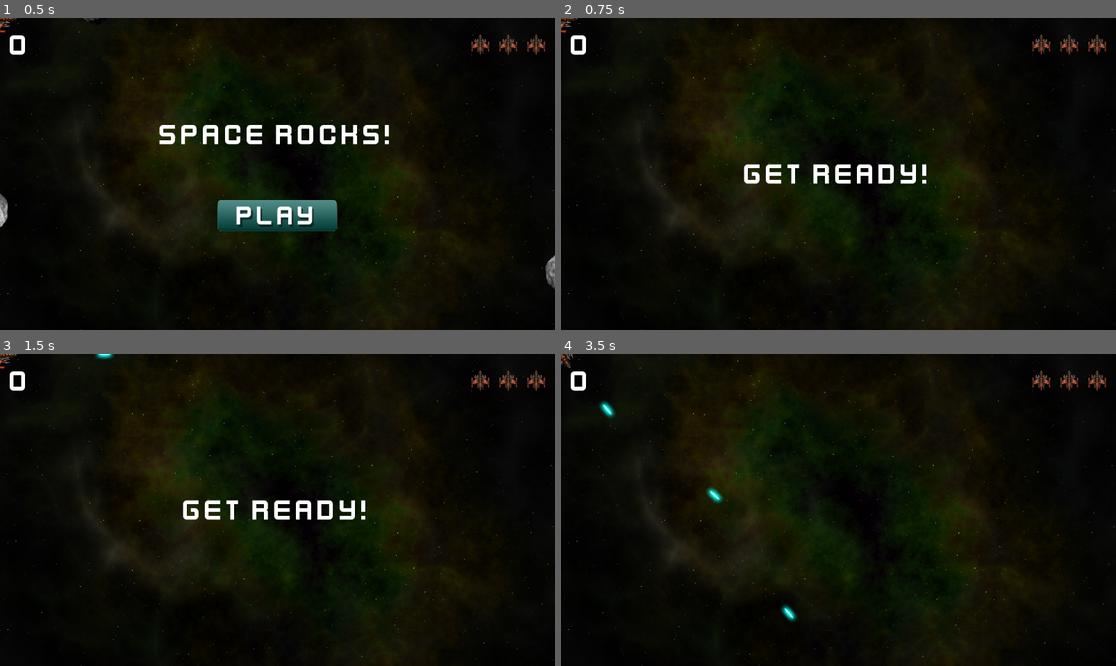
Above: before the commit, frames 1-4 (two rows, left to right).
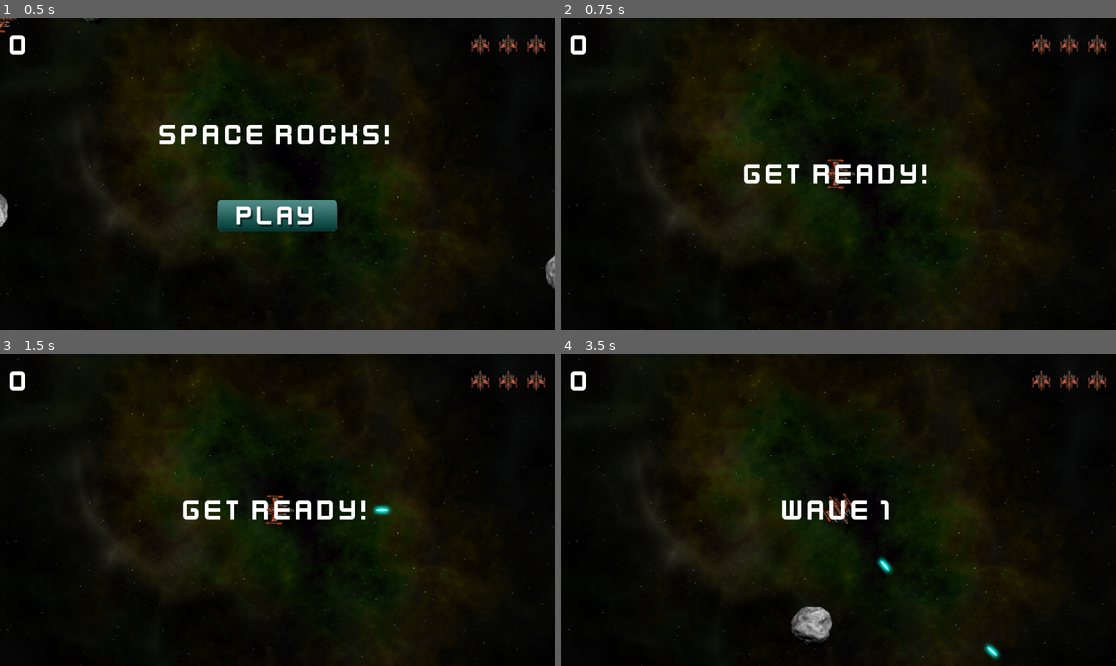
Above: after the commit, the same moments.

Repository: R2Road/book_godot4_game_development_projects
Game: Godot game, scene res://main.tscn
Same seed, same stepped clock (60 frames per second), same inputs: the game is played once before the commit and once after it.
Inputs (mouse positions are in pixels of both pictures, inside the frame that each line leads up to):
- Up to frame 1 (0.5 s): no input
- Up to frame 2 (0.75 s): click (838, 214) at 0.5 s
- Up to frame 3 (1.5 s): tap Enter at 1.25 s; hold D (rotate_right) from 1.28 s (still down); hold Space (shoot) from 1.28 s (still down)
- Up to frame 4 (3.5 s): release D (rotate_right) at 2.03 s; release Space (shoot) at 2.03 s; hold A (rotate_left) 2.03-2.78 s; tap Space (shoot) at 2.1 s; hold D (rotate_right) from 2.78 s (still down); hold Space (shoot) from 2.78 s (still down)

Frame 1 is identical in both runs. In frame 2, 0.2% of the frame differs, in the area x 0-53%, y 0-55%; in frame 3, 0.4%; in frame 4, 2.0%, in the area x 0-80%, y 0-98%.
Error before the commit: Invalid call. Nonexistent function 'reset' in base 'RigidBody2D (player.gd)'. (res://main.gd:50)

Commit message:
update script : player

Diff:
--- a/chapter_3_space_rock/player.gd
+++ b/chapter_3_space_rock/player.gd
@@ -1,4 +1,14 @@
 extends RigidBody2D
+
+
+
+#
+#
+#
+signal lives_changed
+signal dead
+
+
 
 #
 # export variable
@@ -33,6 +43,19 @@
 #
 var can_shoot = true
 
+#
+#
+#
+var reset_pos = false
+var lives = 0 : set = set_lives
+func set_lives( value ):
+	lives = value
+	lives_changed.emit( lives )
+	if lives <= 0:
+		change_state( DEAD )
+	else:
+		change_state( INVULNERABLE )
+
 
 
 
@@ -61,6 +84,10 @@
 	xform.origin.x = wrapf( xform.origin.x, 0, screensize.x ) # wrapf == clamp
 	xform.origin.y = wrapf( xform.origin.y, 0, screensize.y )
 	physics_state.transform = xform
+
+	if reset_pos :
+		physics_state.transform.origin = ( screensize / 2 )
+		reset_pos = false
 
 
 
@@ -102,6 +129,16 @@
 	get_tree().root.add_child( b )
 	b.start( $Muzzle.global_transform )
 
+func reset():
+	reset_pos = true
+	$Sprite2D.show()
+	lives = 3
+	change_state( ALIVE )
 
+
+
+#
+#
+#
 func _on_gun_cooldown_timeout():
 	can_shoot = true
